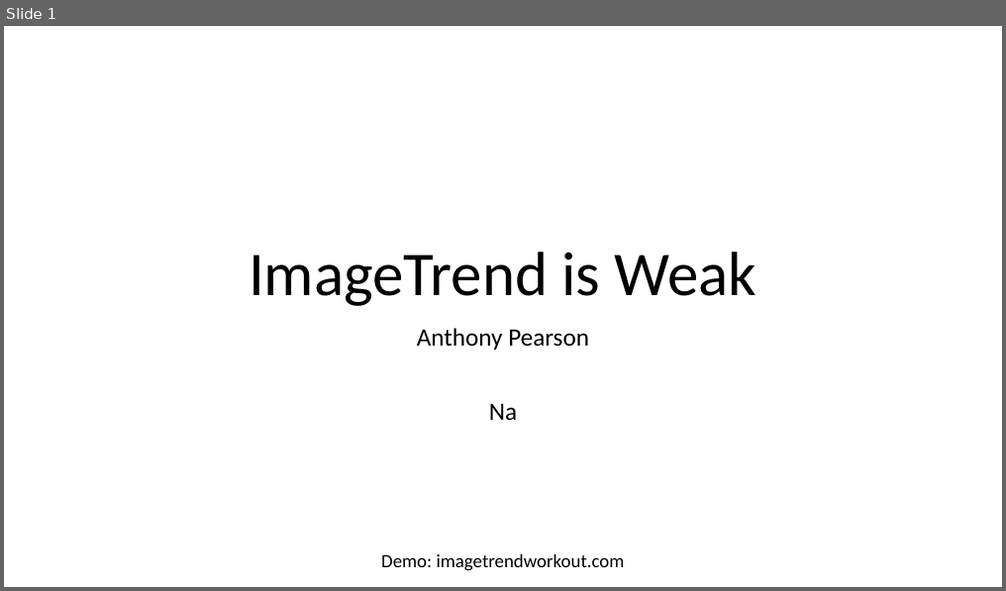
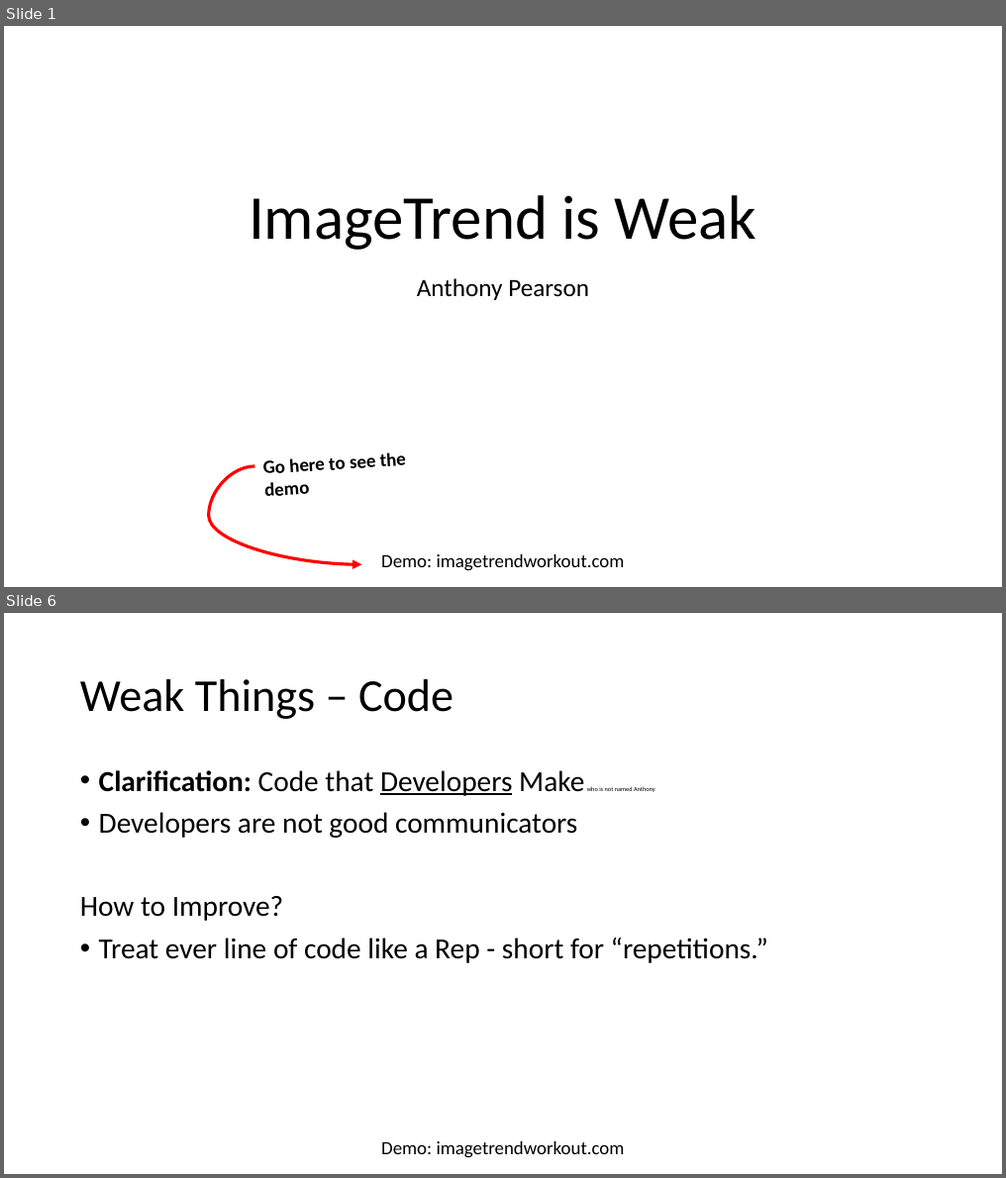
Before and after one commit to ajgoldenwings/imagetrendworkout, a slide deck: Presentation.pptx. Shown one above the other, each under a label of ours: slide 1 before the commit, slides 1 and 6 after it; the slides between them are not shown. The pictures are 1006x591 and 1006x1178 pixels, drawn with LibreOffice and Linux fonts; fonts in the diff are those of the drawing. Boxes give left, top, right and bottom in pixels: in the first picture for what was removed or moved away, otherwise in the second. Text is boxed around its words. In the diff, an @@ line names an element or a change of style, - is before the commit and + after.

```diff
--- a/Presentation.pptx
+++ b/Presentation.pptx
@@ slide 6 added at box(4, 613, 1002, 1174), background #FFFFFF; not listed: 1 template element that a slide beside it also shows @@
@@ title added at box(80, 679, 453, 719), 44 pt, text #000000 @@
+Weak Things – Code
@@ text added at box(80, 770, 768, 963), 28 pt, text #000000 @@
+• Clarification: Code that Developers Make who is not named Anthony
+• Developers are not good communicators
+How to Improve?
+• Treat ever line of code like a Rep - short for “repetitions.”
@@ slide 1 changed as well @@
@@ title "ImageTrend is Weak": place and size @@
-title "ImageTrend is Weak" at box(249, 252, 757, 306)
+title "ImageTrend is Weak" at box(249, 195, 757, 250)
@@ subtitle "Anthony Pearson": place and size @@
-subtitle "Anthony Pearson" at box(417, 328, 589, 421)
+subtitle "Anthony Pearson" at box(417, 278, 589, 300)
@@ subtitle at box(489, 403, 517, 421): paragraph removed @@
-Na
@@ curved arrow added from (254, 467) to (361, 565), #FF0000 3 pt @@
@@ text added at box(263, 453, 406, 496), 18 pt, text #000000, bold @@
+Go here to see the demo
```
Also in this commit, not shown: 13 other slides added, 1 other file.
